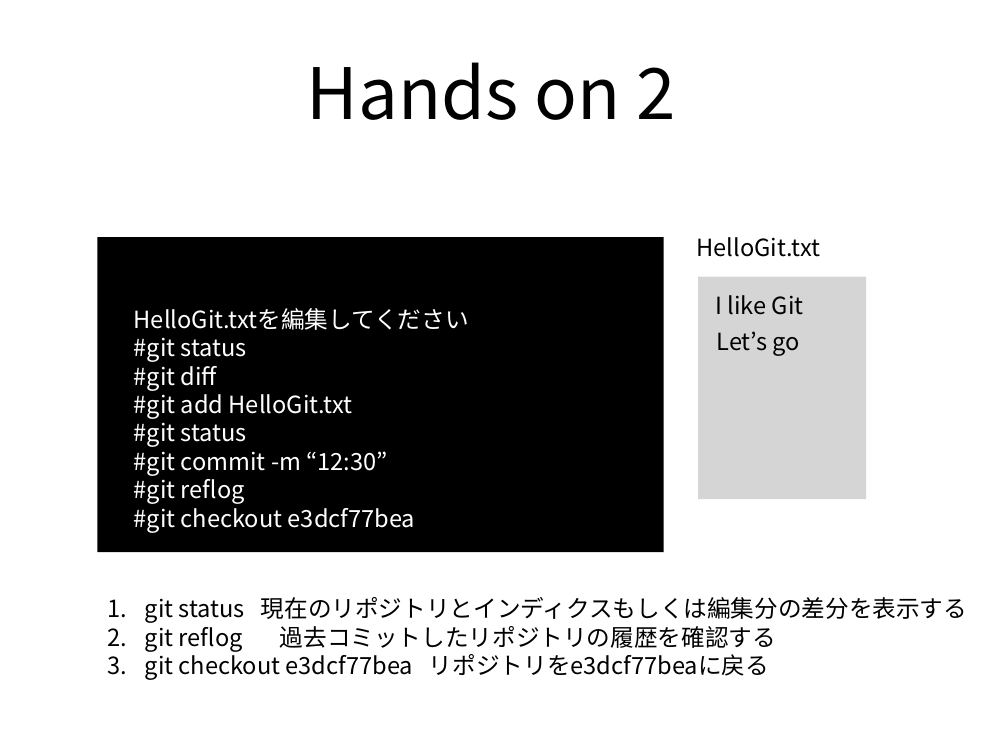
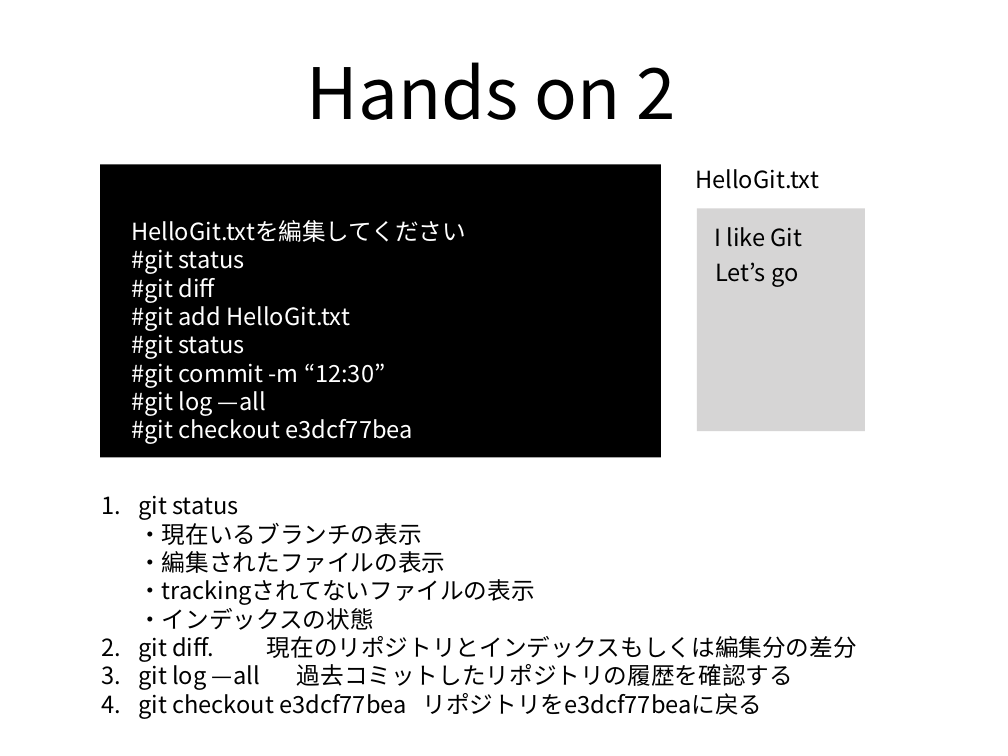
Before and after one commit to xu1718191411/NagoyaStudy, a slide deck: slide 12 of Git入門.pptx. Drawn at 1008x756 pixels with LibreOffice and Linux fonts; fonts in the diff are those of the drawing. Boxes give left, top, right and bottom in pixels: in the first picture for what was removed or moved away, otherwise in the second. Text is boxed around its words. In the diff, an @@ line names an element or a change of style, - is before the commit and + after.

Commit message:
Sometimes I feels like I am from the future

```diff
--- a/Git入門.pptx
+++ b/Git入門.pptx
@@ rectangle: place and size @@
-rectangle at (98, 237, 664, 552)
+rectangle at (100, 164, 661, 457)
@@ text "HelloGit.txtを編集してください": place and size @@
-text "HelloGit.txtを編集してください" at (134, 308, 469, 533)
+text "HelloGit.txtを編集してください" at (131, 220, 466, 444)
@@ 3 texts, 1 rectangle: place and size @@
-3 texts, 1 rectangle at (697, 237, 866, 499)
+3 texts, 1 rectangle at (695, 169, 865, 431)
@@ text at (131, 386, 266, 416): text changed @@
-#git reflog
+#git log —all
@@ text "git status ・現在いるブランチの表示 ・編集されたファイルの表示 ・trackingされてないファイルの表示 ...": place and size @@
-text "git status ・現在いるブランチの表示 ・編集されたファイルの表示 ・trackingされてないファイルの表示 ..." at (145, 597, 967, 680)
+text "git status ・現在いるブランチの表示 ・編集されたファイルの表示 ・trackingされてないファイルの表示 ..." at (138, 495, 857, 719)
@@ text at (138, 495, 857, 690): text changed @@
-1. git status 現在のリポジトリとインディクスもしくは編集分の差分を表示する
-2. git reflog 過去コミットしたリポジトリの履歴を確認する
+1. git status
+   ・現在いるブランチの表示
+   ・編集されたファイルの表示
+   ・trackingされてないファイルの表示
+   ・インデックスの状態
+2. git diff. 現在のリポジトリとインデックスもしくは編集分の差分
+3. git log —all 過去コミットしたリポジトリの履歴を確認する
```
Also in this commit, not shown: 2 other slides changed, 1 slide added, 1 slide removed, 2 other files.
